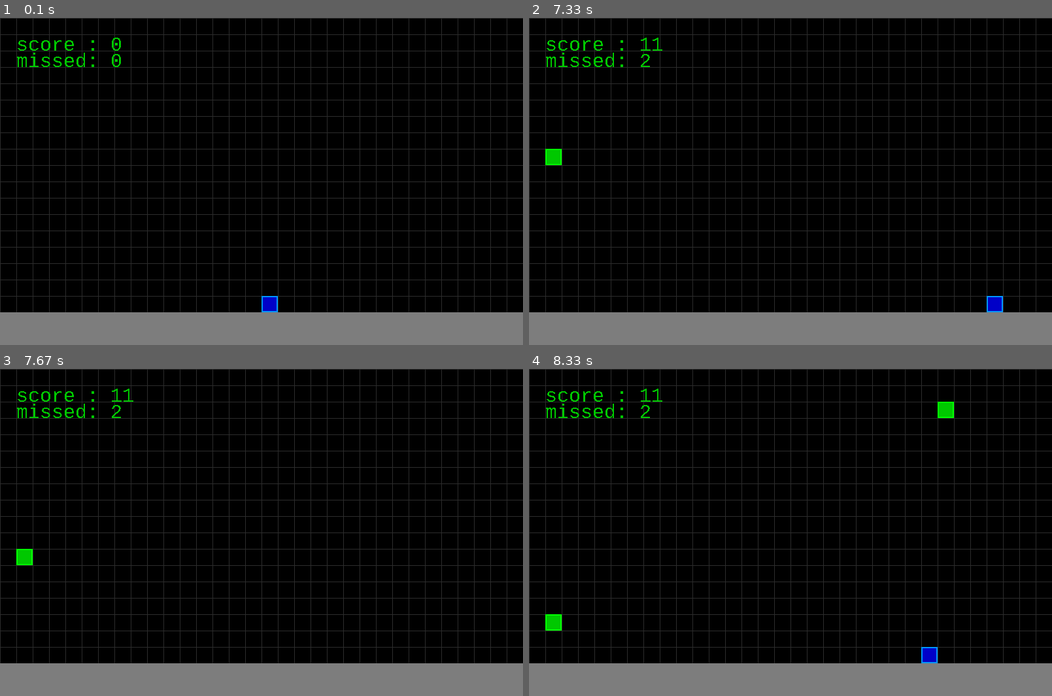
Above: before the commit, frames 1-4 (two rows, left to right).
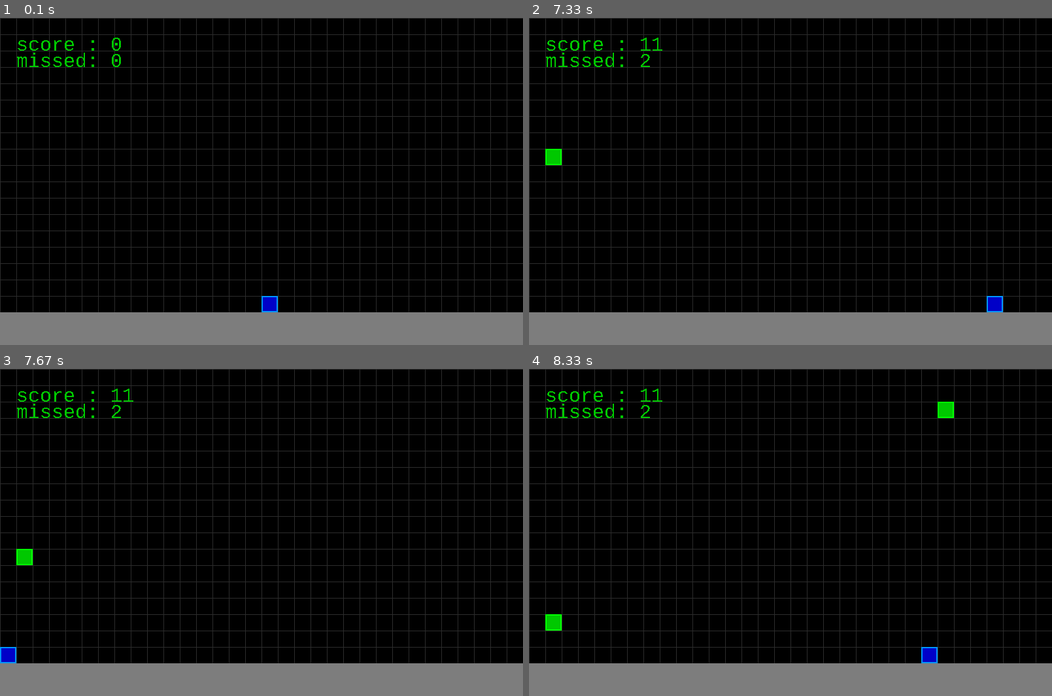
Above: after the commit, the same moments.

Repository: Imad-C/neat_pygame
Game: pygame game, started from src/my_game/main_game.py
Same seed, same stepped clock (60 frames per second), same inputs: the game is played once before the commit and once after it.
Inputs:
- Up to frame 1 (0.1 s): no input
- Up to frame 2 (7.33 s): hold D 0.33-0.8 s; hold D 0.83-1.3 s; hold A 1.33-1.87 s; hold A 1.9-2.3 s; hold D 2.33-2.97 s; hold A 3-3.47 s; hold D 3.5-3.97 s; hold D 4-4.47 s; hold A 4.5-5.03 s; hold A 5.07-5.47 s; hold D 5.5-6.13 s; hold A 6.17-6.63 s; hold D 6.67-7.13 s; hold D from 7.17 s (still down)
- Up to frame 3 (7.67 s): release D at 7.63 s
- Up to frame 4 (8.33 s): hold A 7.67-8.2 s; hold A from 8.23 s (still down)

Frames 1-2 are identical in both runs. In frame 3, 0.2% of the frame differs, in the area x 0-4%, y 85-90%; in frame 4, nothing differs.

Commit message:
added tele walls

Diff:
--- a/src/my_game/main_game.py
+++ b/src/my_game/main_game.py
@@ -62,6 +62,13 @@
                 self.food_instances.remove(food)
 
 
+    def tele_walls(self, player: Player):
+        if player.rect.x < 0:
+            player.rect.x = Settings.WIN_WIDTH.value - Settings.BLOCK_SIZE.value
+        elif player.rect.x > Settings.WIN_WIDTH.value - Settings.BLOCK_SIZE.value:
+            player.rect.x = 0
+
+
     def get_perc_score(self, food: Food):
         '''
         Calculates a score percentage based on distance between player and food
@@ -100,6 +107,7 @@
     def update(self):
         self.base.update()
         self.player.update()
+        self.tele_walls(self.player)
         self.spawn_food()
         self.update_food()
         self.draw_game_info()
